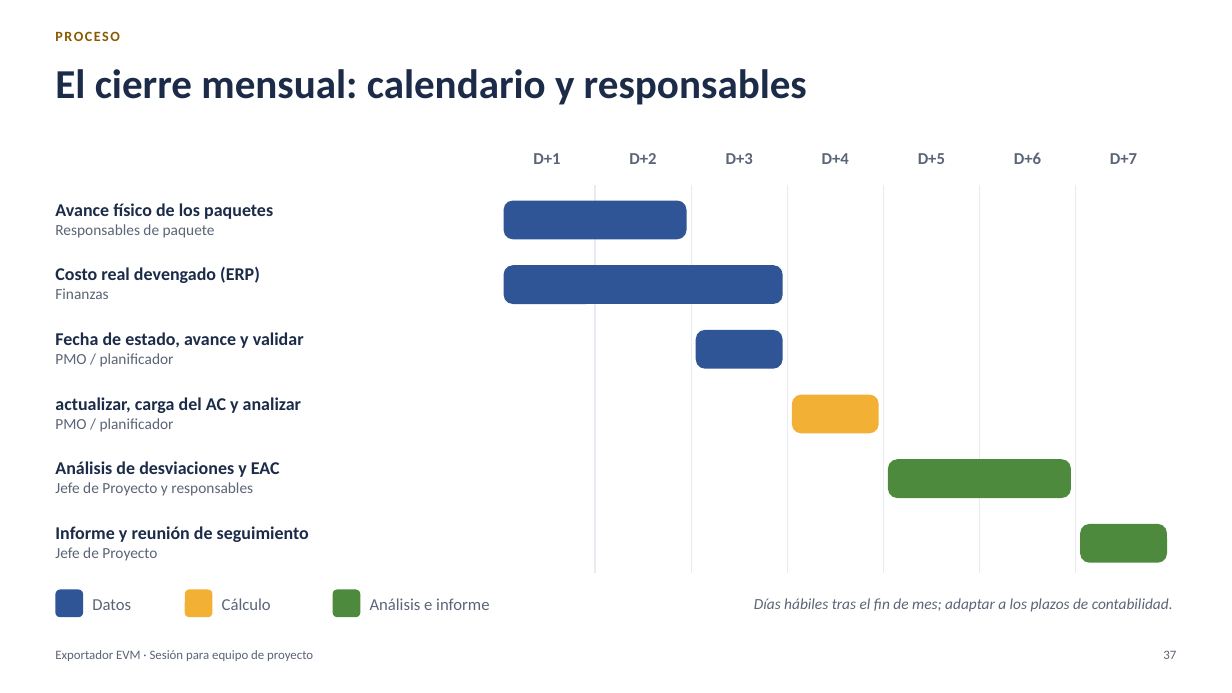
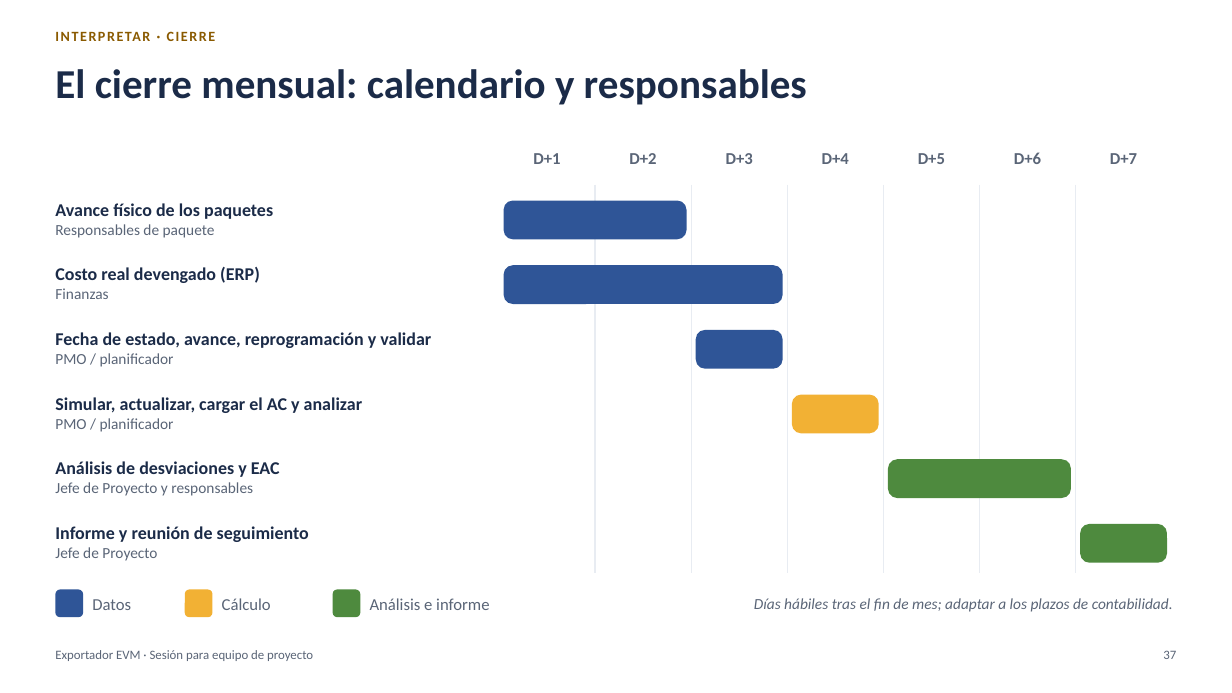
Before and after one commit to MarceloSalazar/evm-automation, a slide deck: slide 37 of docs/presentacion-jefes-de-proyecto.pptx. Drawn at 1232x693 pixels with LibreOffice and Linux fonts; fonts in the diff are those of the drawing. Boxes give left, top, right and bottom in pixels: in the first picture for what was removed or moved away, otherwise in the second. Text is boxed around its words. In the diff, an @@ line names an element or a change of style, - is before the commit and + after.

```diff
--- a/docs/presentacion-jefes-de-proyecto.pptx
+++ b/docs/presentacion-jefes-de-proyecto.pptx
@@ text at (55, 28, 795, 55): text changed @@
-PROCESO
+INTERPRETAR · CIERRE
@@ text at (55, 332, 431, 348): text changed @@
-Fecha de estado, avance y validar
+Fecha de estado, avance, reprogramación y validar
@@ text at (55, 397, 362, 413): text changed @@
-actualizar, carga del AC y analizar
+Simular, actualizar, cargar el AC y analizar
```
Also in this commit, not shown: 15 other slides changed, 1 other file.
